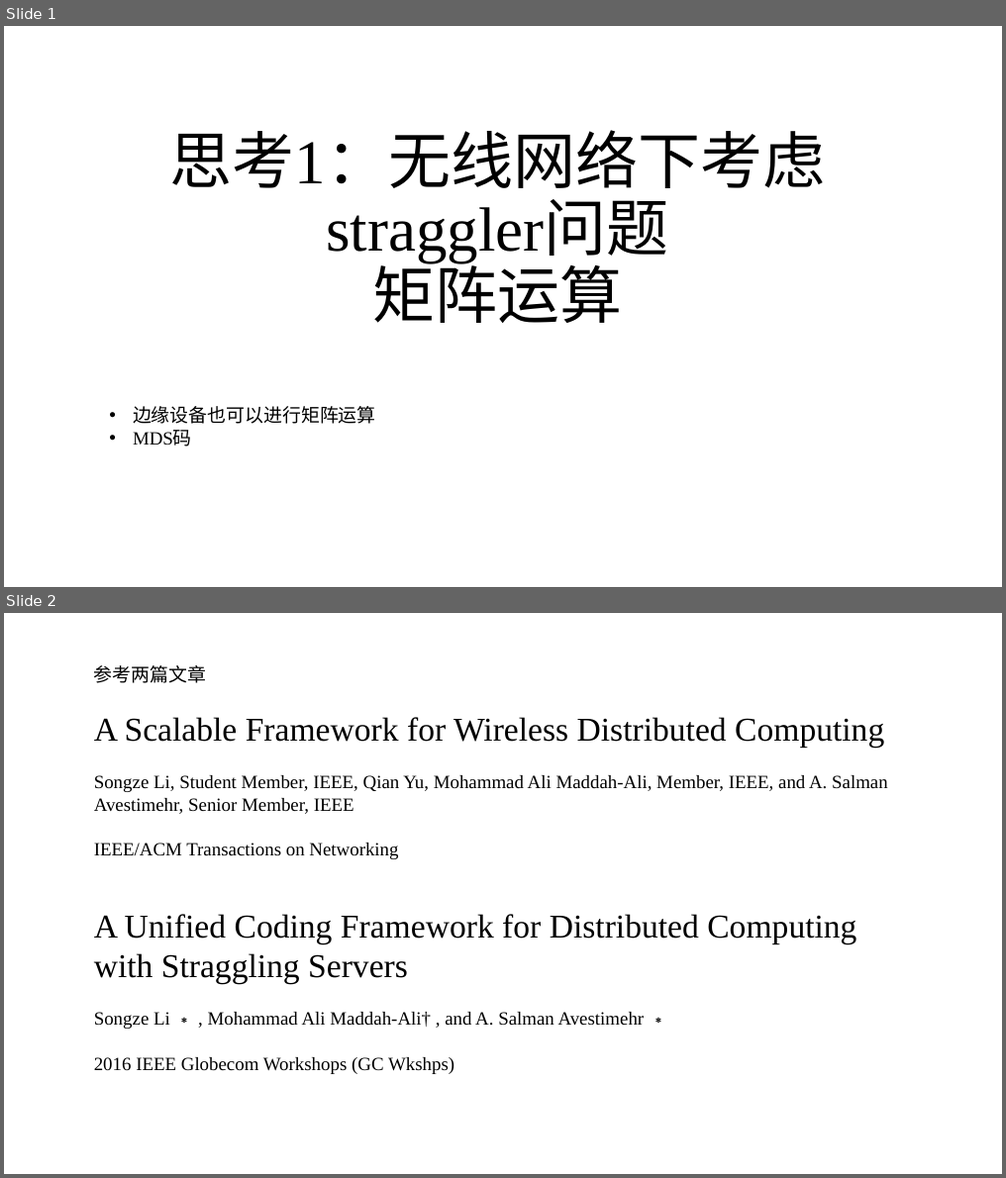
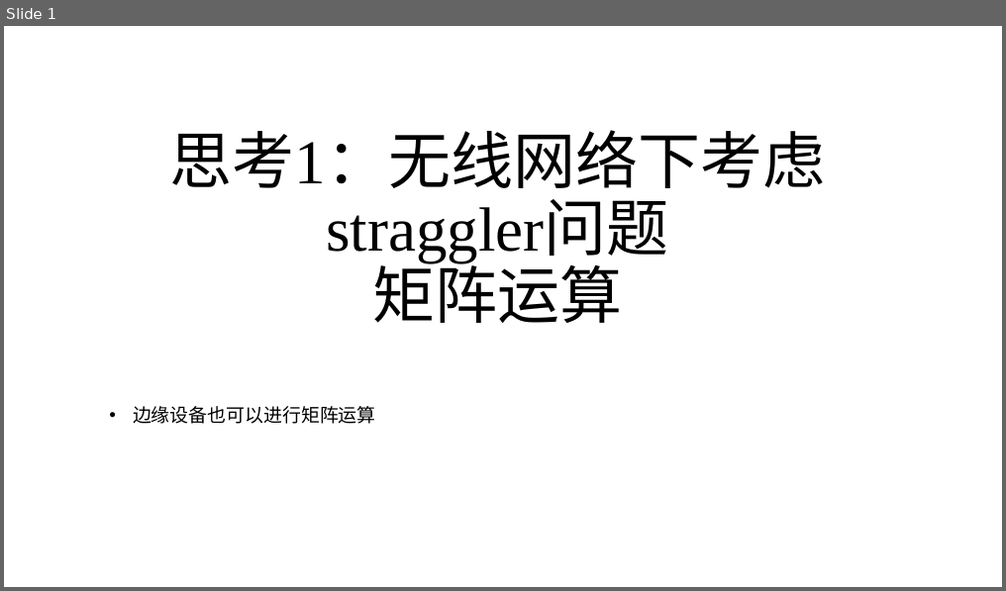
Before and after one commit to zhaojiayi/learning, a slide deck: EE/ppt/wireless_CDC_thinking1.pptx. Shown one above the other, each under a label of ours: slides 1 and 2 before the commit, slide 1 after it. The pictures are 1006x1178 and 1006x591 pixels, drawn with LibreOffice and Linux fonts; fonts in the diff are those of the drawing. Boxes give left, top, right and bottom in pixels: in the first picture for what was removed or moved away, otherwise in the second. Text is boxed around its words. In the diff, an @@ line names an element or a change of style, - is before the commit and + after.

```diff
--- a/EE/ppt/wireless_CDC_thinking1.pptx
+++ b/EE/ppt/wireless_CDC_thinking1.pptx
@@ slide 2 removed at bbox=[4, 613, 1002, 1174], background #FFFFFF @@
@@ text removed at bbox=[94, 665, 888, 1074] @@
-参考两篇文章
-A Scalable Framework for Wireless Distributed Computing
-Songze Li, Student Member, IEEE, Qian Yu, Mohammad Ali Maddah-Ali, Member, IEEE, and A. Salman Avestimehr, Senior Member, IEEE
-IEEE/ACM Transactions on Networking
-A Unified Coding Framework for Distributed Computing with Straggling Servers
-Songze Li ∗ , Mohammad Ali Maddah-Ali† , and A. Salman Avestimehr ∗
-2016 IEEE Globecom Workshops (GC Wkshps)
@@ slide 1 changed as well @@
@@ text at bbox=[133, 430, 192, 447]: paragraph removed @@
-• MDS码
```
Also in this commit, not shown: 6 slides added, 16 other slides removed, 6 other files.
